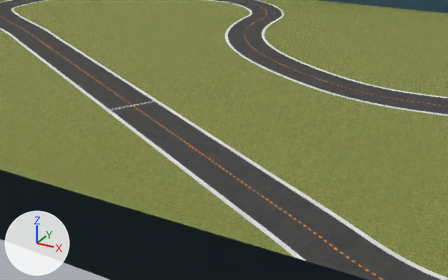
Renders of the COLLADA model bundle/deepracer_simulation_environment/share/deepracer_simulation_environment/meshes/2022_april_open_cw/2022_april_open_cw.dae from each side of a commit.
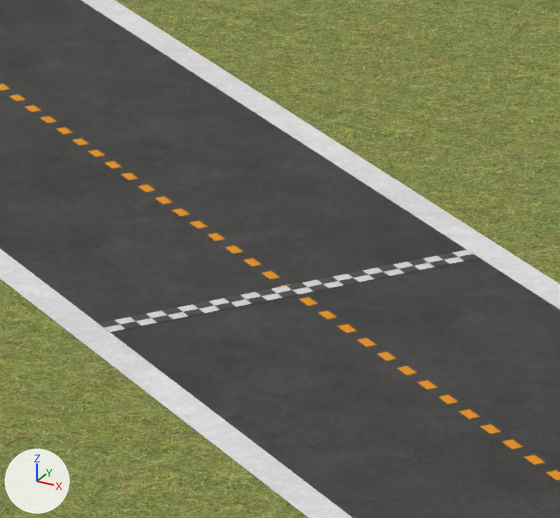
Each version appears first from a 50 mm camera at (7.03, -12.36, 4.17) aimed at (1.75, -2.77, -0.62), and next in a close-up on the part from 22% to 37% of the width and 25% to 47% of the height. Arrows for +X, +Y and +Z are at lower left; the lights stay in place. Where no turn or scale is listed for an object, it has been applied to the vertices.

Objects in the first close-up: 'StartLine', 'cl', 'field', 'il', 'ol', 'road'.
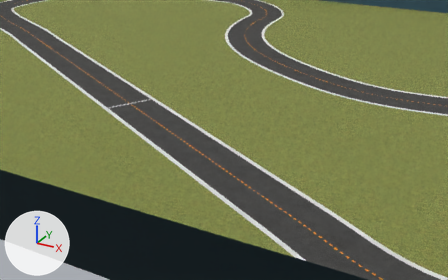
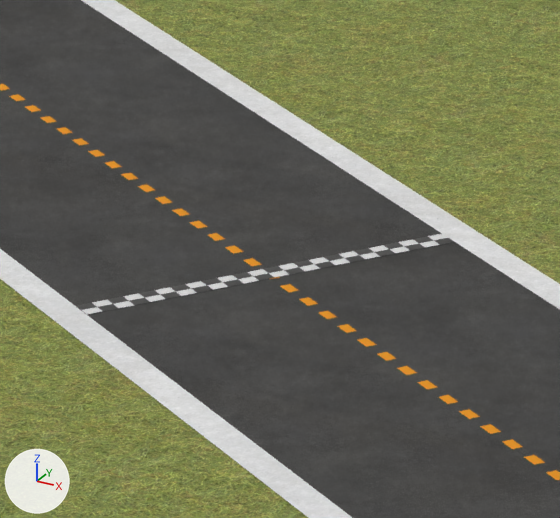
What differs and where, as boxes (x1, y1, x2, y2) in the close-ups (560 x 518 px):
'StartLine', moved
    before: (99, 250, 479, 332)
    after: (77, 234, 454, 314)

Edits to the bpy script that builds the scene:
```text
Change ob_startline:
    ob_startline.location: (0.117, -3.415, 0.002) -> (0.003, -3.352, 0.002)
```
